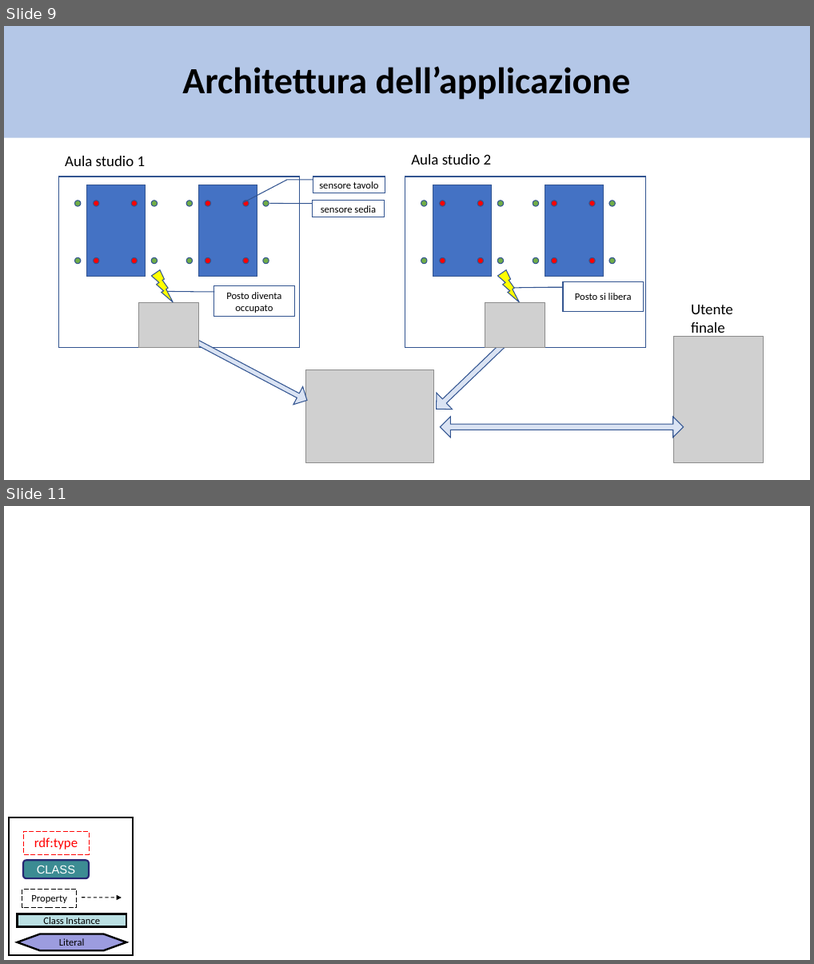
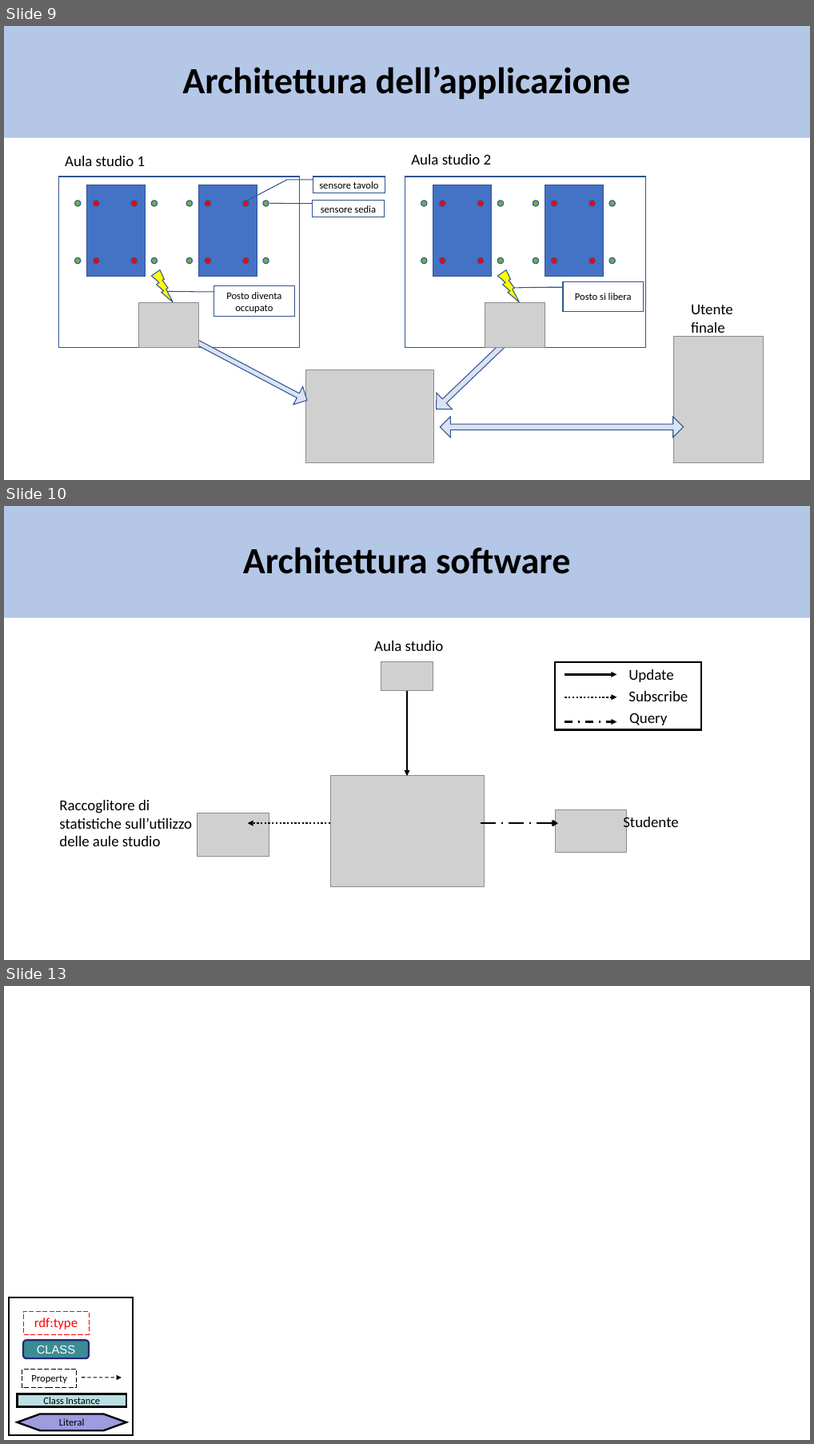
Before and after one commit to matte21/CalcM, a slide deck: ontologia.pptx. Shown one above the other, each under a label of ours: slides 9 and 11 before the commit, slides 9, 10 and 13 after it; the slides between them are not shown. The pictures are 814x964 and 814x1444 pixels, drawn with LibreOffice and Linux fonts; fonts in the diff are those of the drawing; grey boxes stand for pictures. Boxes give left, top, right and bottom in pixels: in the first picture for what was removed or moved away, otherwise in the second. Text is boxed around its words. In the diff, an @@ line names an element or a change of style, - is before the commit and + after.

Commit message:
aggiunge al powerpoint la slide sull'ontologia di riferimento e sull'architettura sowftware dell'applicazione

```diff
--- a/ontologia.pptx
+++ b/ontologia.pptx
@@ slide 10 added at (4, 506, 810, 960), background #FFFFFF @@
@@ title added at (4, 506, 810, 618), fill #B4C7E7, 44 pt, text #000000, bold @@
+Architettura software
@@ text added at (374, 640, 444, 651), 18 pt, text #000000 @@
+Aula studio
@@ picture added at (381, 661, 433, 691) @@
@@ rectangle added at (556, 662, 702, 730), outline #000000 2.25 pt @@
@@ text added at (629, 669, 674, 682), 18 pt, text #000000 @@
+Update
@@ arrow added from (407, 688) to (407, 776), #000000 2.25 pt @@
@@ arrow added from (566, 674) to (618, 674), #000000 2.25 pt @@
@@ arrow added from (566, 697) to (618, 697), #000000 2.25 pt dashed @@
@@ text added at (629, 691, 688, 701), 18 pt, text #000000 @@
+Subscribe
@@ arrow added from (566, 721) to (618, 721), #000000 2.25 pt dashed @@
@@ text added at (630, 712, 667, 725), 18 pt, text #000000 @@
+Query
@@ picture added at (330, 776, 484, 887) @@
@@ text added at (59, 800, 192, 846), 18 pt, text #000000 @@
+Raccoglitore di statistiche sull’utilizzo delle aule studio
@@ picture added at (198, 812, 270, 856) @@
@@ picture added at (556, 810, 628, 852) @@
@@ text added at (623, 815, 678, 832), 18 pt, text #000000 @@
+Studente
@@ arrow added from (330, 823) to (248, 823), #000000 2.25 pt dashed @@
@@ arrow added from (481, 823) to (558, 823), #000000 2.25 pt dashed @@
@@ what was slide 11 is now slide 13 @@
```
Also in this commit, not shown: 3 slides changed, 1 other slide added.
